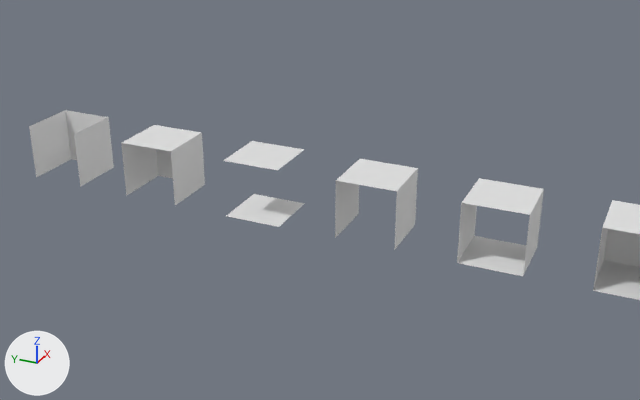
One commit to the Blender file Assets/Models/Block.blend: the scene before it, then after it.
Both versions are drawn from a camera (50 mm lens) standing at (-12.11, 9.54, 5.93) and looking at (1.51, 15.67, -0.88). The lights are fixed; the arrows at lower left show +X, +Y and +Z.

Before the edit, the objects in view are built like this:
```python
me_cube_002 = bpy.data.meshes.new('Cube.002')
me_cube_002.from_pydata([(-0.5, -0.5, -0.5), (-0.5, -0.5, 0.5), (-0.5, 0.5, -0.5), (-0.5, 0.5, 0.5), (0.5, -0.5, -0.5), (0.5, -0.5, 0.5), (0.5, 0.5, -0.5), (0.5, 0.5, 0.5)], [], [(2, 3, 7, 6), (6, 7, 5, 4), (4, 5, 1, 0), (2, 6, 4, 0), (7, 3, 1, 5)])
me_cube_002.materials.append(mat_material)  # white #e7e7e7
me_cube_003 = bpy.data.meshes.new('Cube.003')
me_cube_003.from_pydata([(-0.5, -0.5, -0.5), (-0.5, -0.5, 0.5), (-0.5, 0.5, -0.5), (-0.5, 0.5, 0.5), (0.5, -0.5, -0.5), (0.5, -0.5, 0.5), (0.5, 0.5, -0.5), (0.5, 0.5, 0.5)], [], [(2, 3, 7, 6), (4, 5, 1, 0), (2, 6, 4, 0), (7, 3, 1, 5)])
me_cube_003.materials.append(mat_material)  # white #e7e7e7
me_cube_008 = bpy.data.meshes.new('Cube.008')
me_cube_008.from_pydata([(-0.5, -0.5, -0.5), (-0.5, -0.5, 0.5), (-0.5, 0.5, -0.5), (-0.5, 0.5, 0.5), (0.5, -0.5, -0.5), (0.5, -0.5, 0.5), (0.5, 0.5, -0.5), (0.5, 0.5, 0.5)], [], [(2, 3, 7, 6), (6, 7, 5, 4), (4, 5, 1, 0)])
me_cube_008.materials.append(mat_material)  # white #e7e7e7
ob_10 = bpy.data.objects.new('10', me_cube_008)
ob_10.location = (0.0, 20.0, 0.0)
ob_5 = bpy.data.objects.new('5', me_cube_002)
ob_5.location = (0.0, 10.0, 0.0)
ob_6 = bpy.data.objects.new('6', me_cube_003)
ob_6.location = (0.0, 12.0, 0.0)
# also in view: '7' at (0.0, 14.0, 0.0); '8' at (0.0, 16.0, 0.0); '9' at (0.0, 18.0, 0.0)
```
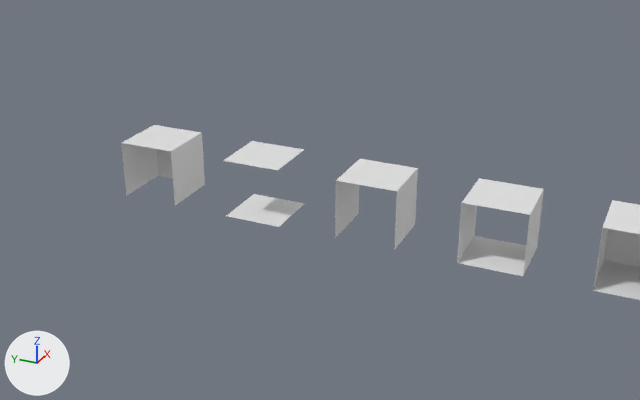
Changed parts and their boxes (x1, y1, x2, y2) in the pictures (640 x 400 px):
'10', deleted: before (29, 110, 114, 187)

The edits, one by one:
Object '10' (ob_10) is deleted.
